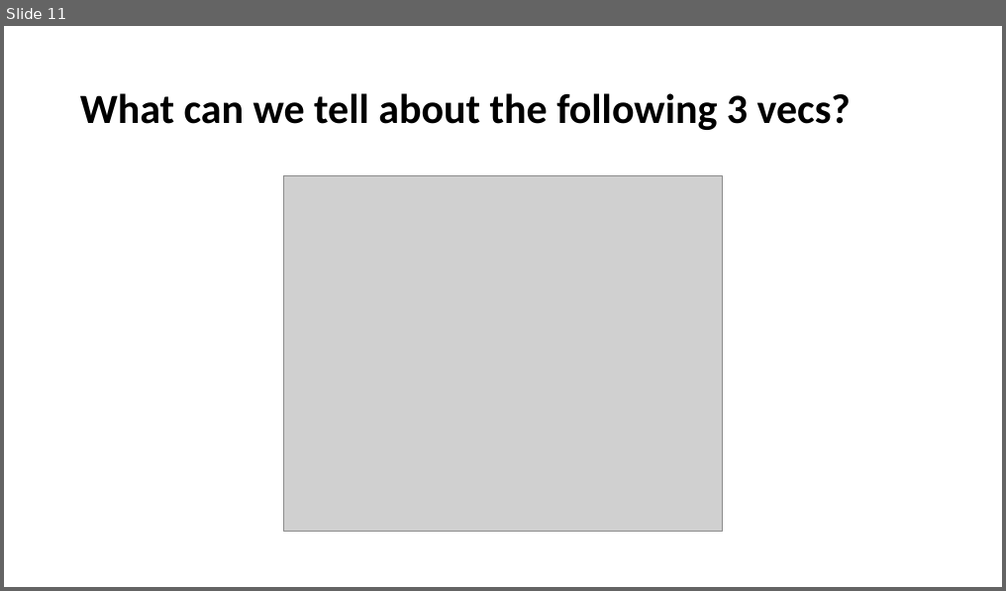
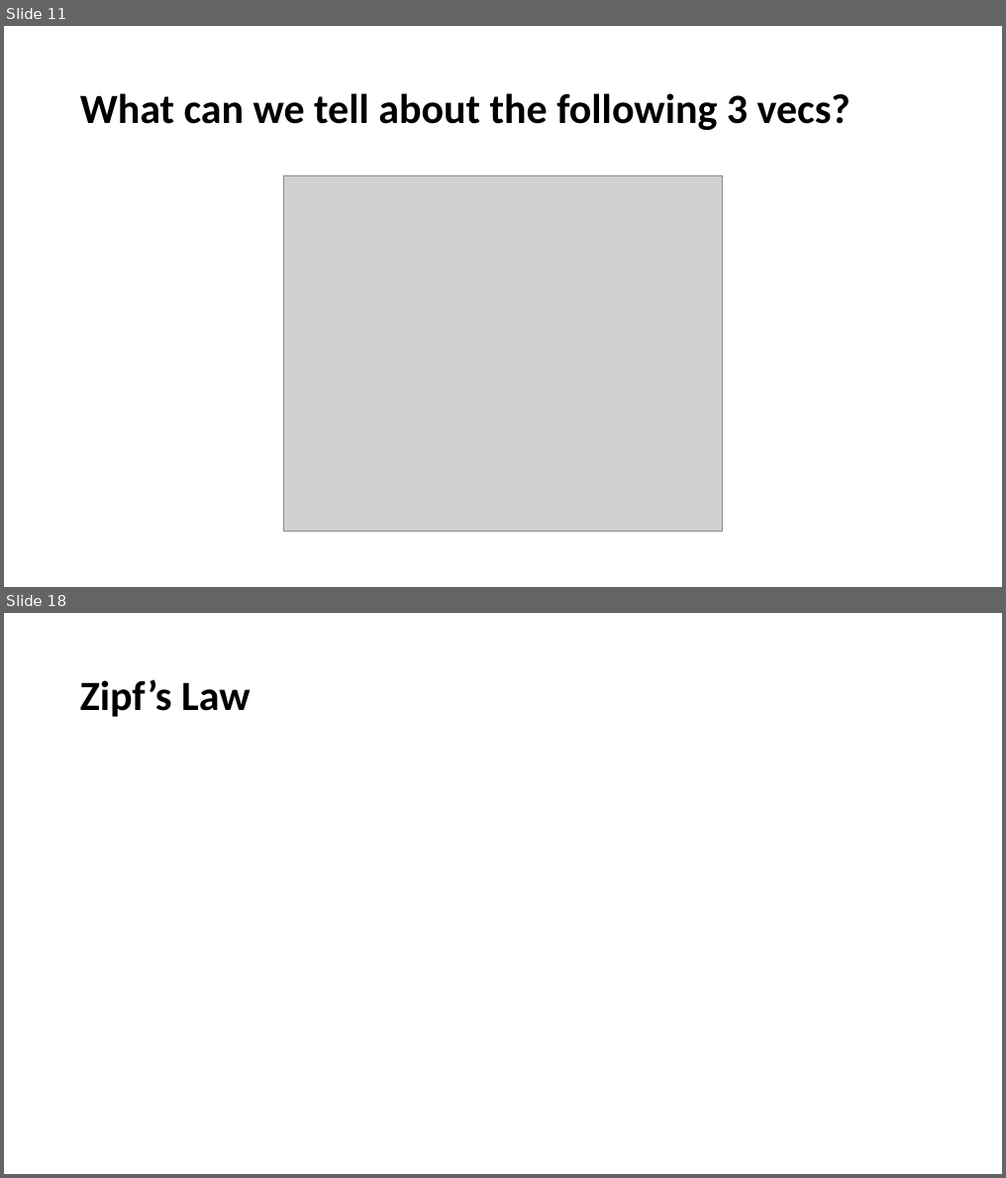
Before and after one commit to YeabinMoonEcon/BUS211, a slide deck: BUS243_NLP/lecture_notes/Lecture3.pptx. Shown one above the other, each under a label of ours: slide 11 before the commit, slides 11 and 18 after it; the slides between them are not shown. The pictures are 1006x591 and 1006x1178 pixels, drawn with LibreOffice and Linux fonts; fonts in the diff are those of the drawing; grey boxes stand for pictures. Boxes give left, top, right and bottom in pixels: in the first picture for what was removed or moved away, otherwise in the second. Text is boxed around its words. In the diff, an @@ line names an element or a change of style, - is before the commit and + after.

```diff
--- a/BUS243_NLP/lecture_notes/Lecture3.pptx
+++ b/BUS243_NLP/lecture_notes/Lecture3.pptx
@@ slide 18 added at (4, 613, 1002, 1174), background #FFFFFF @@
@@ title added at (80, 679, 250, 717), 40 pt, text #000000, bold @@
+Zipf’s Law
```
Also in this commit, not shown: 1 slide changed, 5 other slides added, 1 other file.
